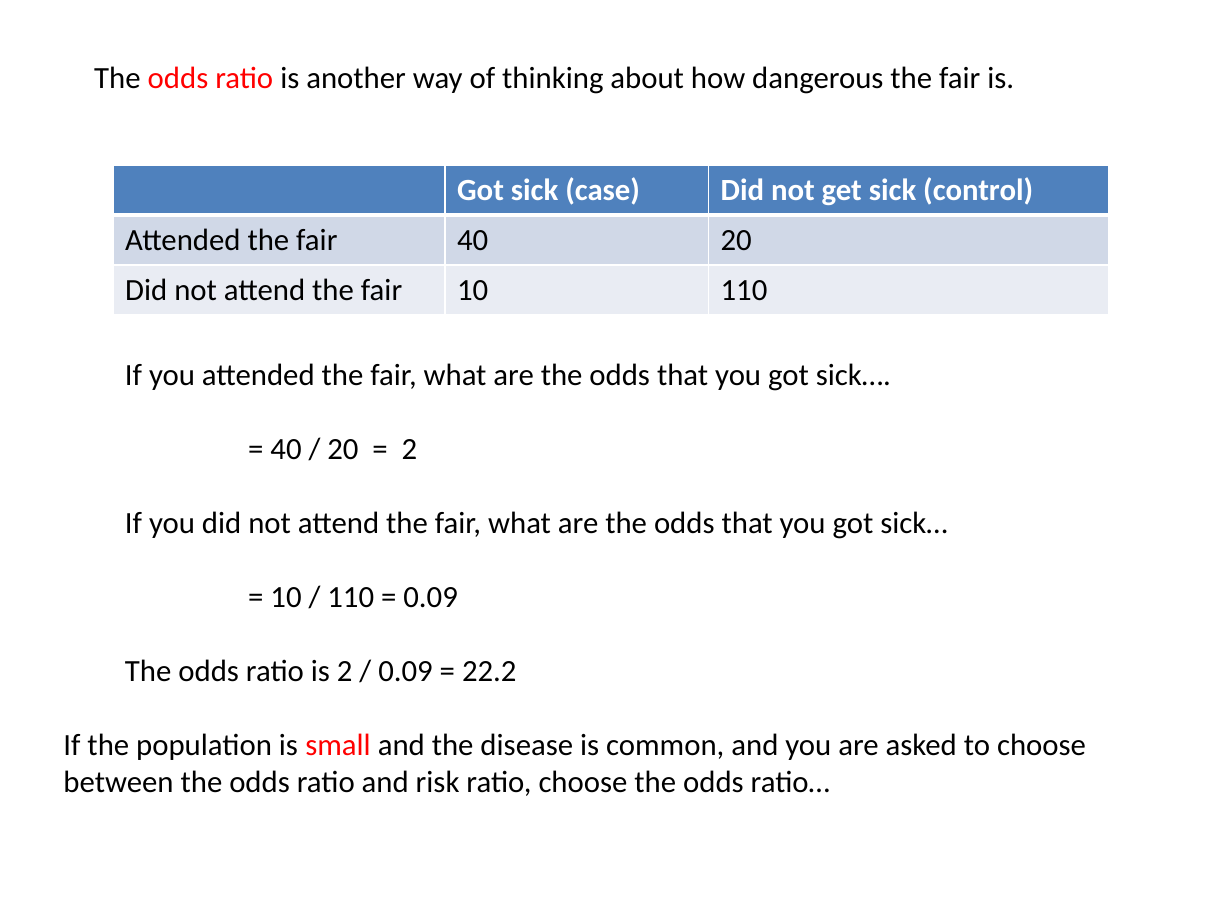
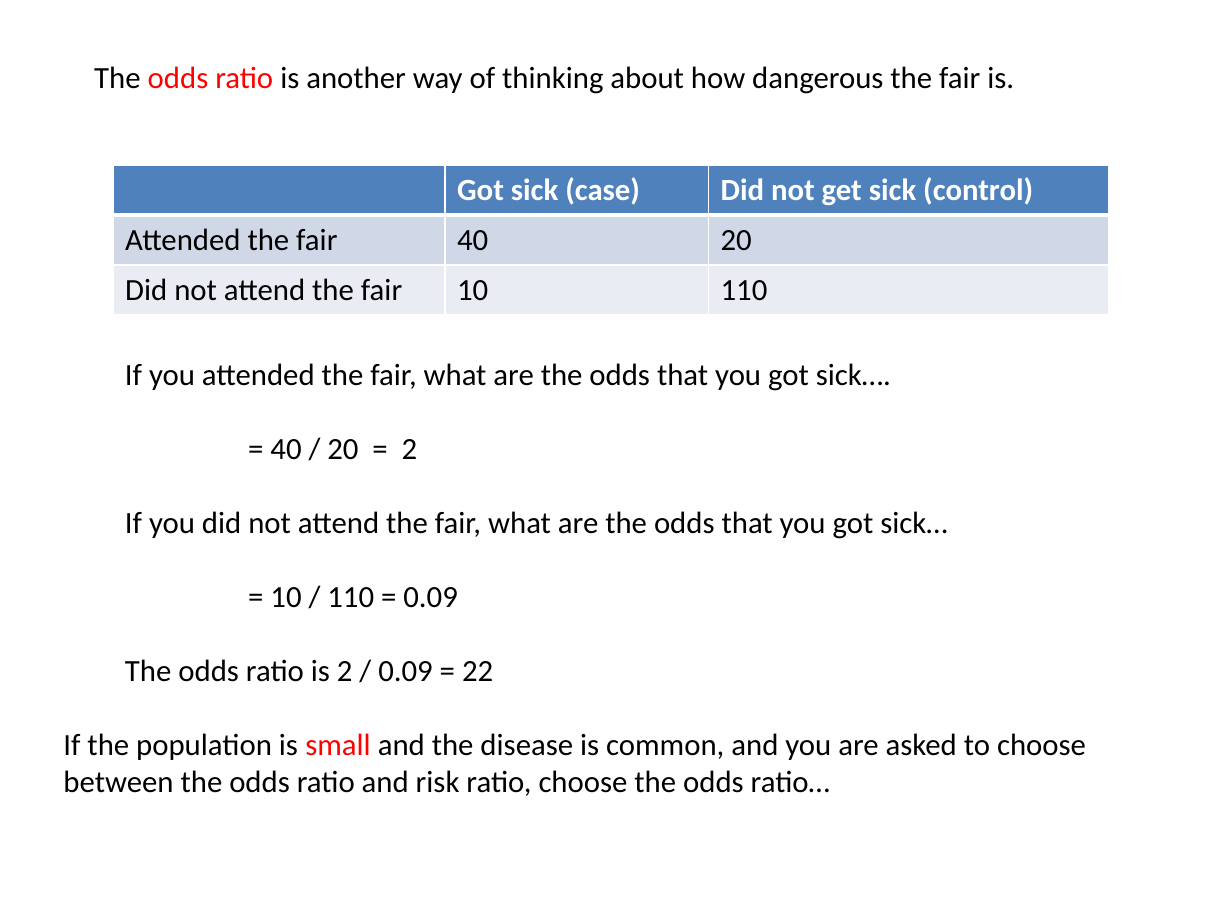
Before and after one commit to afodor/afodor.github.io, a slide deck: slide 7 of classes/so2015/quantReview_DD.pptx. Drawn at 1232x924 pixels with LibreOffice and Linux fonts; fonts in the diff are those of the drawing. Boxes give left, top, right and bottom in pixels: in the first picture for what was removed or moved away, otherwise in the second. Text is boxed around its words. In the diff, an @@ line names an element or a change of style, - is before the commit and + after.

```diff
--- a/classes/so2015/quantReview_DD.pptx
+++ b/classes/so2015/quantReview_DD.pptx
@@ text at [125,659,493,682]: text changed @@
-The odds ratio is 2 / 0.09 = 22.2
+The odds ratio is 2 / 0.09 = 22
```
Also in this commit, not shown: 2 other slides changed.
